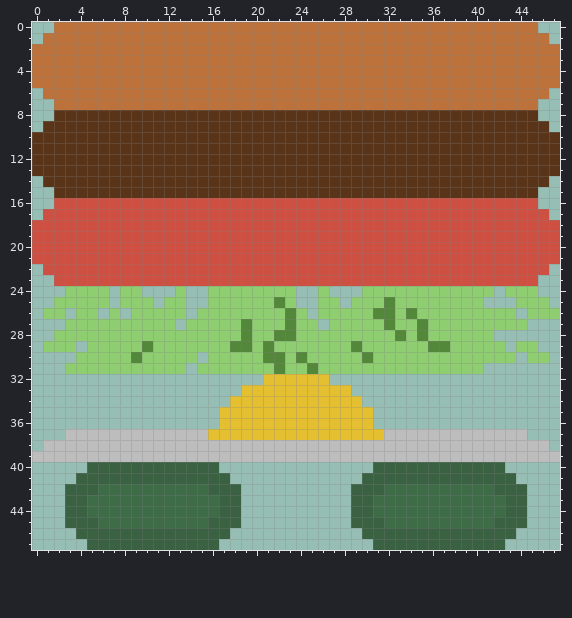
Pixel-art sprite: assets/ingredients.png. Above, as it was before the edit.
The file is 48x48 pixels.
The same view after the edit:
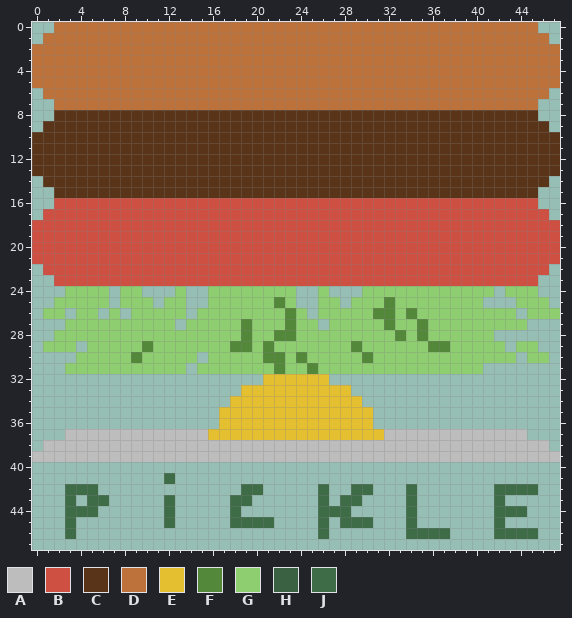
Palette (. is transparent): A #bdbdbd  B #cd5042  C #593419  D #bd723c  E #e4c031  F #53873a  G #8ecd70  H #396142  J #3d6c47
Message: [restaurant] Display an arrow to highlight the next ingredient
The exact change:
y 40: x 5..16 HHHHHHHHHHHH -> ............; x 31..42 HHHHHHHHHHHH -> ............
y 41: x 4..17 HHHHHHHHHHHHHH -> ........J.....; x 30..43 HHHHHHHHHHHHHH -> ..............
y 42: x 3..20 HHHJJJJJJJJJJHHH.. -> JJJ.............JJ; x 26 . -> J; x 29..33 HHHJJ -> JJ...; x 35..45 JJJJJJJHHH. -> .......JJJJ
y 43: x 3..4 HH -> J.; x 7..11 JJJJJ -> .....; x 13..19 JJJJHH. -> .....JJ; x 26 . -> J; x 28..33 .HHJJJ -> JJ....; x 35..41 JJJJJJJ -> .......; x 43..44 HH -> ..
y 44: x 3..4 HH -> JJ; x 6..11 JJJJJJ -> ......; x 13..18 JJJJHH -> .....J; x 26..33 ...HHJJJ -> JJJ.....; x 35..41 JJJJJJJ -> .......; x 43..44 HH -> JJ
y 45: x 3..11 HHHJJJJJJ -> J........; x 13..21 JJJHHH... -> .....JJJJ; x 26 . -> J; x 28..33 .HHHJJ -> JJJ...; x 35..44 JJJJJJJHHH -> .......J..
y 46: x 3..17 .HHHHHHHHHHHHHH -> J..............; x 26 . -> J; x 30..45 HHHHHHHHHHHHHH.. -> ....JJJJ....JJJJ
y 47: x 5..16 HHHHHHHHHHHH -> ............; x 31..42 HHHHHHHHHHHH -> ............
Pixel boxes of the changes (left, top, right, bottom) in both pictures:
changed: (65, 462, 538, 550)
